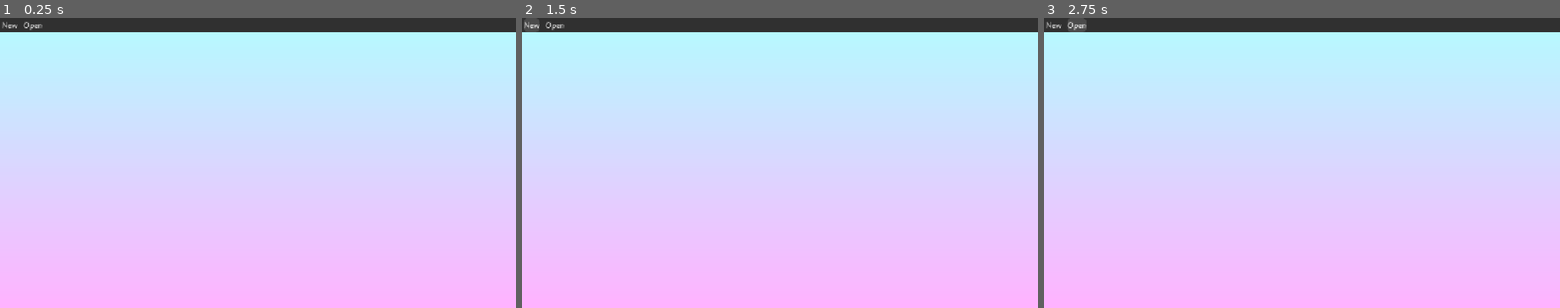
Above: before the commit, frames 1-3 (left to right).
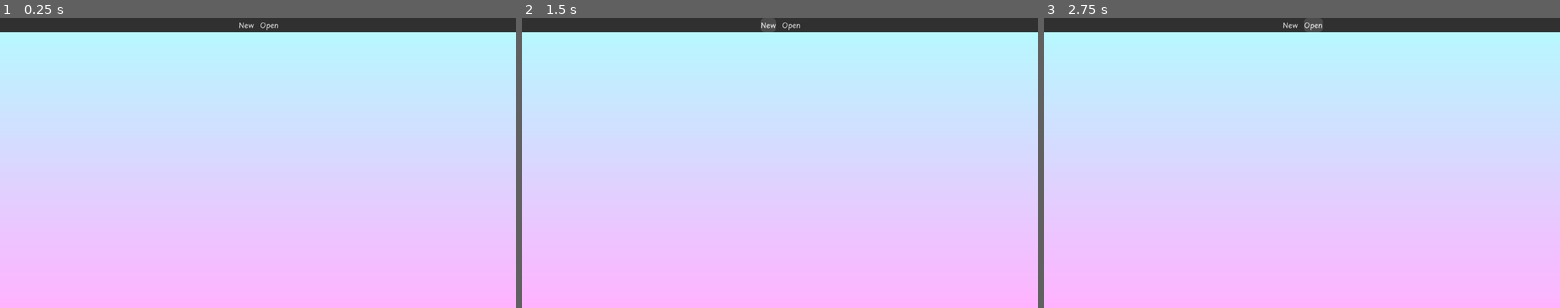
Above: after the commit, the same moments.

Repository: GreggZumbari/EasyEmbroidery
Game: Godot game, scene res://src/scenes/Main.tscn
The game is run twice, just before and just after one commit, with the same random seed, the same clock (stepped at 60 frames per second) and the same inputs.
Inputs:
- Up to frame 1 (0.25 s): no input
- Up to frame 2 (1.5 s): click "New" at 0.5 s; click "New" at 1.25 s
- Up to frame 3 (2.75 s): click "Open" at 2 s

The runs differ from the first frame. In frame 1, 0.1% of the frame differs, in the area x 0-54%, y 1-5%; in frame 2, 0.3%; in frame 3, 0.4%, in the area x 0-54%, y 0-5%.

Commit message:
I'm just trying stuff now

Diff:
--- a/project.godot
+++ b/project.godot
@@ -20,7 +20,7 @@
 window/size/viewport_width=1280
 window/size/viewport_height=720
 window/size/extend_to_title=true
-window/stretch/mode="canvas_items"
+window/stretch/mode="viewport"
 window/stretch/aspect="expand"
 
 [physics]
--- a/src/scenes/Main.tscn
+++ b/src/scenes/Main.tscn
@@ -26,4 +26,3 @@
 texture = SubResource("GradientTexture2D_rm437")
 
 [node name="TitleBar" parent="CanvasLayer" unique_id=2011153432 instance=ExtResource("1_x4os5")]
-offset_right = 2750.0
--- a/src/scenes/TitleBar.tscn
+++ b/src/scenes/TitleBar.tscn
@@ -34,6 +34,7 @@
 [node name="HBoxContainer" type="HBoxContainer" parent="PanelContainer/MarginContainer" unique_id=915186474]
 layout_mode = 2
 theme = ExtResource("1_08wis")
+alignment = 1
 
 [node name="NewButton" type="Button" parent="PanelContainer/MarginContainer/HBoxContainer" unique_id=1551020272]
 layout_mode = 2
